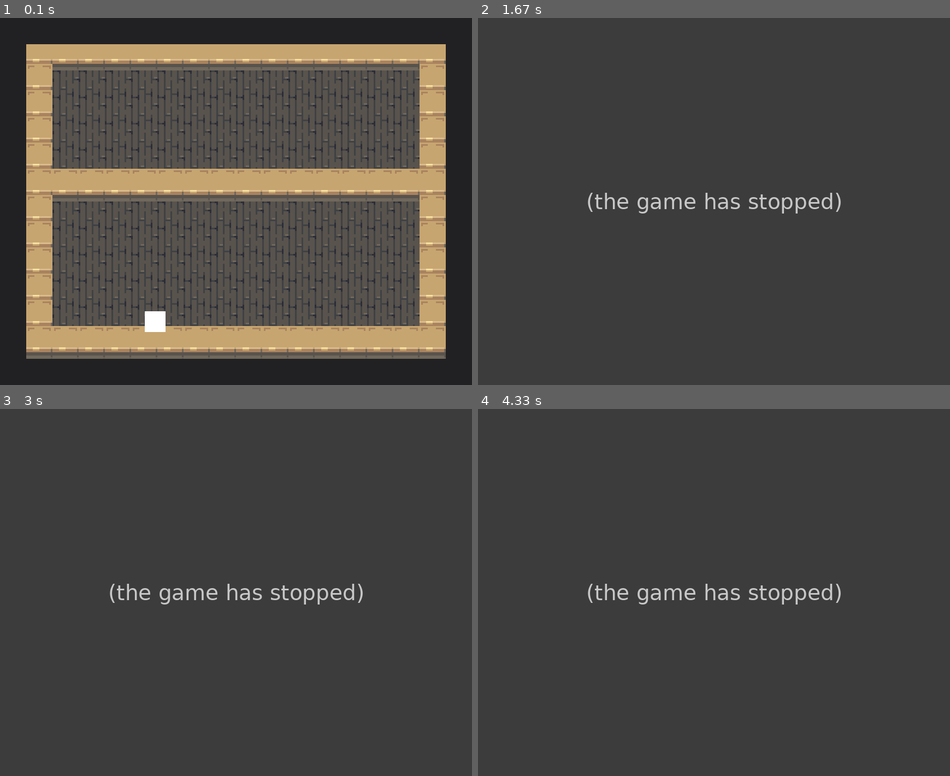
Above: before the commit, frames 1-4 (two rows, left to right).
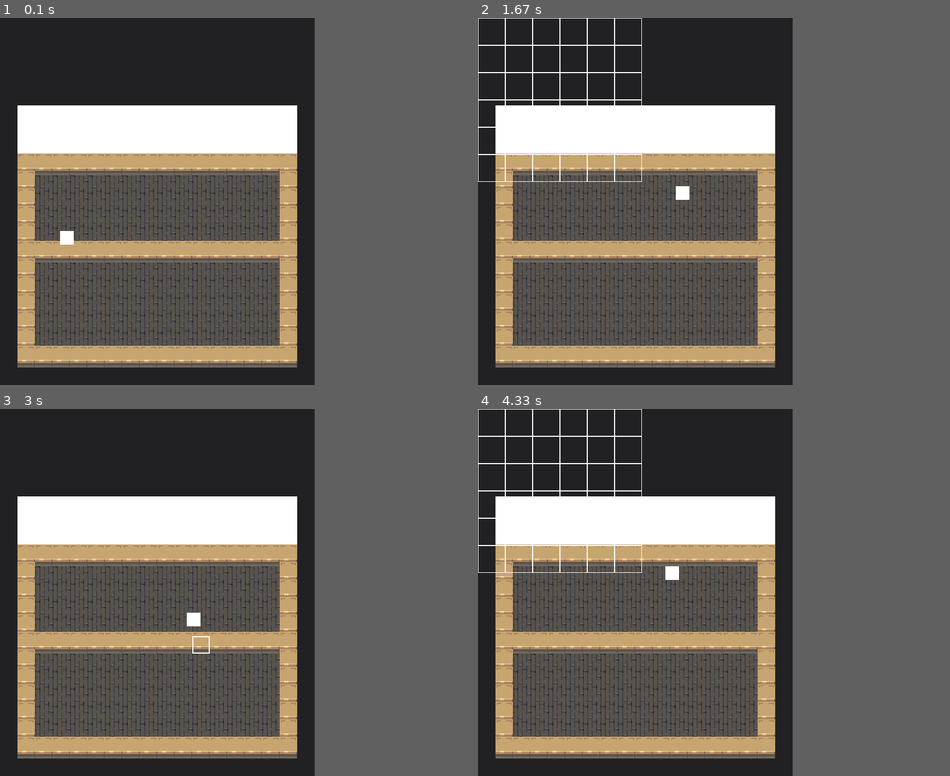
Above: after the commit, the same moments.

Repository: Feiyang0303/Let-Him-Cook
Game: pygame game, started from main.py
Two runs of this game, one before a commit and one after it. Both use one fixed random seed, a clock stepped at 60 frames per second and the inputs below.
Inputs:
- Up to frame 1 (0.1 s): no input
- Up to frame 2 (1.67 s): hold I 0.33-0.8 s; hold D 0.33-0.8 s; hold D 0.83-1.3 s; hold W 1.33-1.63 s
- Up to frame 3 (3 s): hold D 1.67-2.13 s; tap I at 1.82 s; hold A 2.17-2.7 s; hold S from 2.73 s (still down)
- Up to frame 4 (4.33 s): release S at 3.03 s; hold A 3.07-3.47 s; tap I at 3.22 s; hold W 3.5-3.87 s; hold D from 3.9 s (still down)
In our replay, the window is 864x672 before the commit and 576x672 after it. These sizes can differ from the game's own. Grey fills any space a smaller window leaves; there, only what the larger window draws over its background counts as a difference.

The runs differ from the first frame. In frame 1, 66% of the frame differs, in the area x 3-100%, y 0-100%; in frame 2, 61%; in frame 3, 61%; in frame 4, 61%.
Error before the commit: AttributeError: 'Player' object has no attribute 'show_inventory' (game.py line 61); the game stopped at 0.33 s (later frames are placeholders)

Commit message:
The Back WALL

Diff:
--- a/game.py
+++ b/game.py
@@ -13,7 +13,7 @@
     def __init__(self):
         pg.init()
         self.screen = pg.display.set_mode((SCREEN_WIDTH, SCREEN_HEIGHT))
-        self.world_surf = pg.Surface((WORLD_WIDTH * TILE_WIDTH, WORLD_HEIGHT * TILE_HEIGHT))
+        self.world_surf = pg.Surface((WORLD_WIDTH * TILE_WIDTH, (WORLD_HEIGHT + WORLD_WALL_HEIGHT) * TILE_HEIGHT))
 
         self.FPS = 60
         self.DT = 1/self.FPS
@@ -25,8 +25,6 @@
         self.isFreezed = False
         self.isPaused = False
         self.gameState = PLAY_STATE
-
-        self.eventees = []
 
         self.removeLagCompensation = False
 
@@ -57,8 +55,6 @@
             elif event.type == pg.KEYDOWN:
                 if event.key == pg.K_ESCAPE:
                     self.isPaused = not self.isPaused
-                elif event.key == pg.K_i:
-                    self.player.show_inventory = not self.player.show_inventory
             elif event.type == pg.VIDEOEXPOSE:
                 print("MOVIGN WINDOW BEEP BEEP")
                 self.removeLagCompensation = 5
@@ -79,10 +75,9 @@
         self.screen.fill(BACKGROUND_COLOUR)
         self.world.draw()
         self.player.draw()
+        self.screen.blit(self.world_surf, (MARGIN, MARGIN + STATS_MARGIN))
         if self.player.show_storage:
             self.storage.draw(self.screen)
-
-        self.screen.blit(self.world_surf, (MARGIN, MARGIN))
 
         pg.display.update()
 
--- a/gamesave.json
+++ b/gamesave.json
@@ -1 +1 @@
-{"playerx": 4.536195960000002, "playery": 10.2}
+{"playerx": 2.452707440000021, "playery": 4.2}
--- a/player.py
+++ b/player.py
@@ -48,6 +48,8 @@
             if event.key == pg.K_e:
                 if self.selected_building != None:
                     self.selected_building.interact()
+            elif event.key == pg.K_i:
+                self.toggle_storage()
 
     def move(self):
         keys = pg.key.get_pressed()
@@ -147,9 +149,9 @@
             self.selected_building = None
 
     def draw(self):
-        pg.draw.rect(self.game.world_surf, (255, 255, 255), (self.pos.x * TILE_WIDTH, self.pos.y * TILE_HEIGHT, self.hitbox.x*TILE_WIDTH, self.hitbox.y*TILE_HEIGHT))
+        pg.draw.rect(self.game.world_surf, (255, 255, 255), ((self.pos.x + self.game.world.scroll.x) * TILE_WIDTH, (self.pos.y + self.game.world.scroll.y) * TILE_HEIGHT, self.hitbox.x*TILE_WIDTH, self.hitbox.y*TILE_HEIGHT))
         if self.selected_building != None:
-            pg.draw.rect(self.game.world_surf, (255, 255, 255), (self.selected_building.pos.x * TILE_WIDTH, self.selected_building.pos.y * TILE_HEIGHT, TILE_WIDTH, TILE_HEIGHT), 2)
+            pg.draw.rect(self.game.world_surf, (255, 255, 255), ((self.selected_building.pos.x + self.game.world.scroll.x) * TILE_WIDTH, (self.selected_building.pos.y + self.game.world.scroll.y) * TILE_HEIGHT, TILE_WIDTH, TILE_HEIGHT), 2)
 
     def toggle_storage(self):
         self.show_storage = not self.show_storage
--- a/settings.py
+++ b/settings.py
@@ -1,7 +1,7 @@
 PLAY_STATE = 0
 EDIT_STATE = 1
 
-PPU = 3 # PIXELS PER UNIT
+PPU = 2 # PIXELS PER UNIT
 UPT = 16 # UNIT PER TILE
 
 TILE_WIDTH = UPT * PPU
@@ -9,12 +9,14 @@
 
 WORLD_WIDTH = 16
 WORLD_HEIGHT = 12
+WORLD_WALL_HEIGHT = 3
 
+STATS_MARGIN = TILE_WIDTH * 4
 
 MARGIN = TILE_WIDTH
 
 SCREEN_WIDTH = WORLD_WIDTH * TILE_WIDTH + 2*MARGIN
-SCREEN_HEIGHT = WORLD_HEIGHT * TILE_HEIGHT + 2*MARGIN
+SCREEN_HEIGHT = STATS_MARGIN + (WORLD_HEIGHT + WORLD_WALL_HEIGHT) * TILE_HEIGHT + 2*MARGIN
 
 
 MASTER_VOLUME = 100
--- a/world.py
+++ b/world.py
@@ -21,6 +21,8 @@
 
         self.generateWorld()
 
+        self.scroll = pg.Vector2(0, WORLD_WALL_HEIGHT)
+
     def generateWorld(self):
         self.floor_layer = [[self.tile_library["wood-floor"].copy(pg.Vector2(x, y)) for x in range(WORLD_WIDTH)] for y in range(WORLD_HEIGHT)]
         self.building_layer = [[(self.tile_library["counter"].copy(pg.Vector2(x, y)) if (x==0 or x==WORLD_WIDTH-1 or y==0 or y==WORLD_HEIGHT-1 or y==5) else self.tile_library["empty"]) for x in range(WORLD_WIDTH)] for y in range(WORLD_HEIGHT)]
@@ -36,6 +38,7 @@
         pass
 
     def draw(self):
+        self.game.world_surf.fill((255, 255, 255))
         [[self.floor_layer[y][x].draw() for x in range(WORLD_WIDTH)] for y in range(WORLD_HEIGHT)]
         [[self.building_layer[y][x].draw() for x in range(WORLD_WIDTH)] for y in range(WORLD_HEIGHT)]
 
@@ -54,7 +57,7 @@
         super().__init__(game, pos, hitbox, sprite, spriteRect)
 
     def draw(self):
-        self.game.world_surf.blit(self.sprite, (self.pos.x*TILE_WIDTH + self.spriteRect.x, self.pos.y*TILE_HEIGHT + self.spriteRect.y))
+        self.game.world_surf.blit(self.sprite, ((self.pos.x + self.game.world.scroll.x)*TILE_WIDTH + self.spriteRect.x, (self.pos.y + self.game.world.scroll.y)*TILE_HEIGHT + self.spriteRect.y))
 
     def copy(self, pos:pg.Vector2):
         return Tile(self.game, self.id, self.sprite, pos, self.hitbox, self.spriteRect)
Binary file added: fonts/pixel-bit-advanced.ttf
